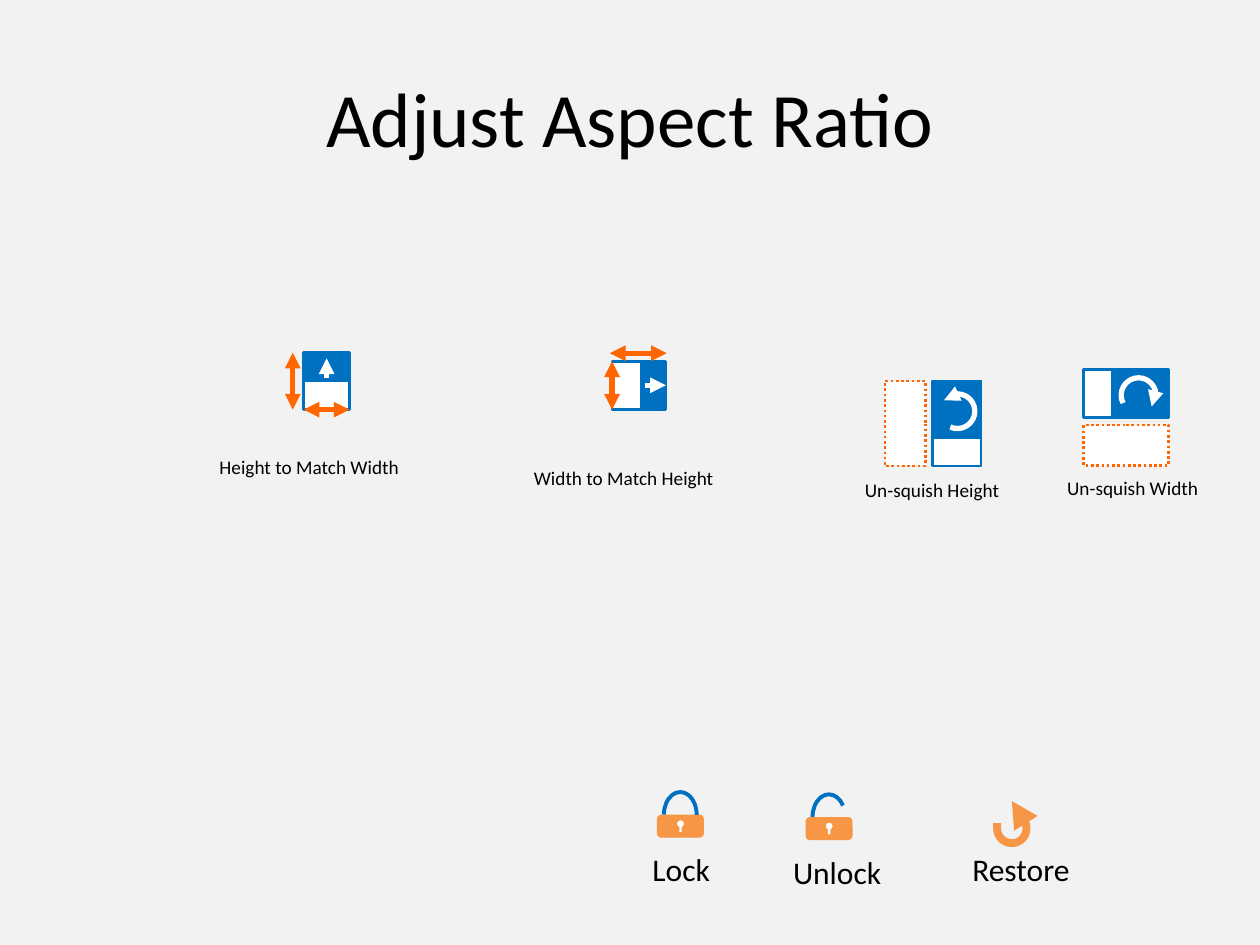
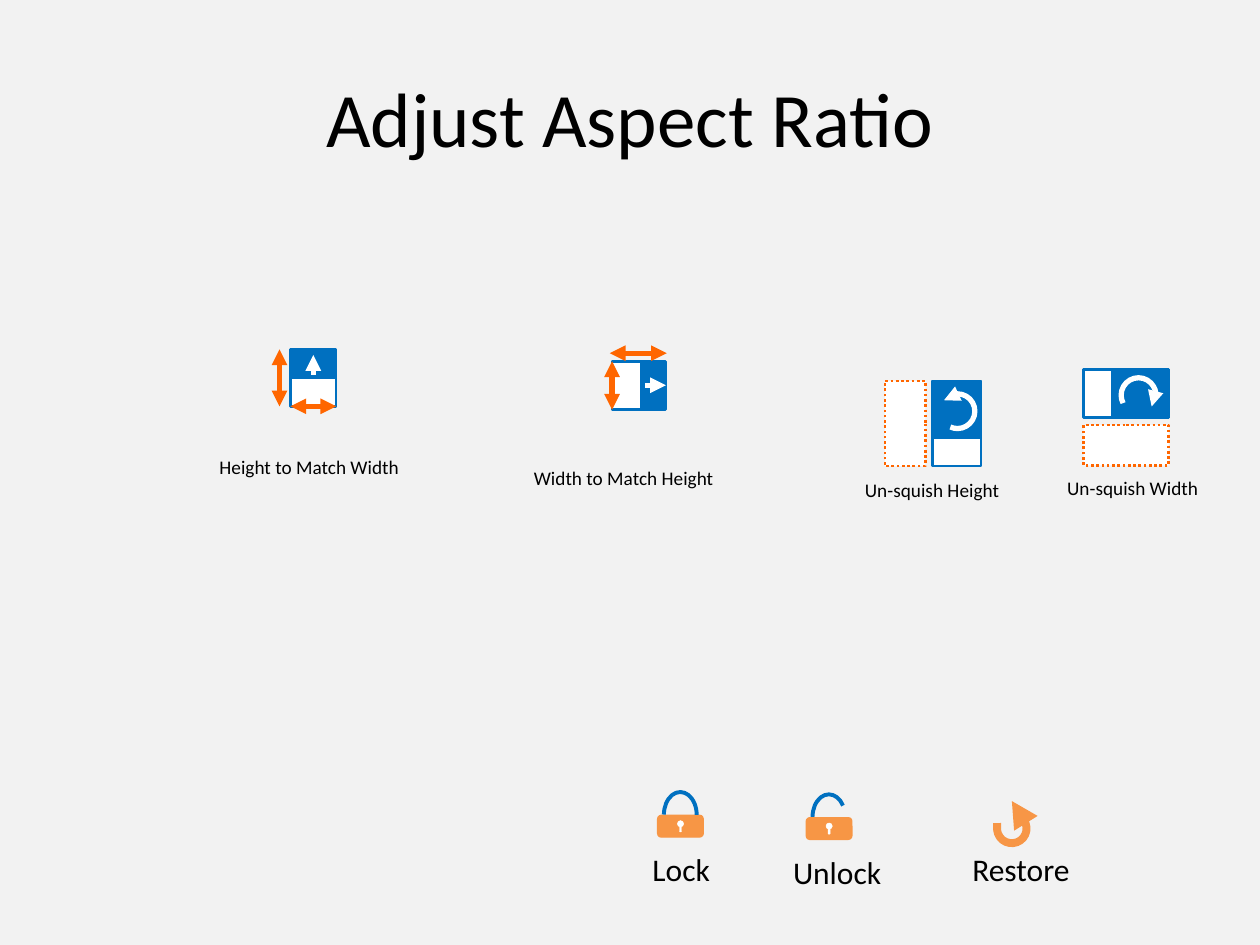
Before and after one commit to PowerPointLabs/PowerPointLabs, a slide deck: slide 5 of doc/Icons-ResizeLab.pptx. Drawn at 1260x945 pixels with LibreOffice and Linux fonts; fonts in the diff are those of the drawing. Boxes give left, top, right and bottom in pixels: in the first picture for what was removed or moved away, otherwise in the second. Text is boxed around its words. In the diff, an @@ line names an element or a change of style, - is before the commit and + after.

Commit message:
Removed duplicate shapes in icons file

```diff
--- a/doc/Icons-ResizeLab.pptx
+++ b/doc/Icons-ResizeLab.pptx
@@ double arrow moved from (292, 410) - (292, 353) to (280, 406) - (280, 349) @@
@@ arrow moved from (326, 378) - (326, 358) to (314, 374) - (314, 355) @@
@@ 2 rectangles, 1 double arrow: place and size @@
-2 rectangles, 1 double arrow at (304, 353, 349, 411)
+2 rectangles, 1 double arrow at (291, 349, 336, 407)
```
